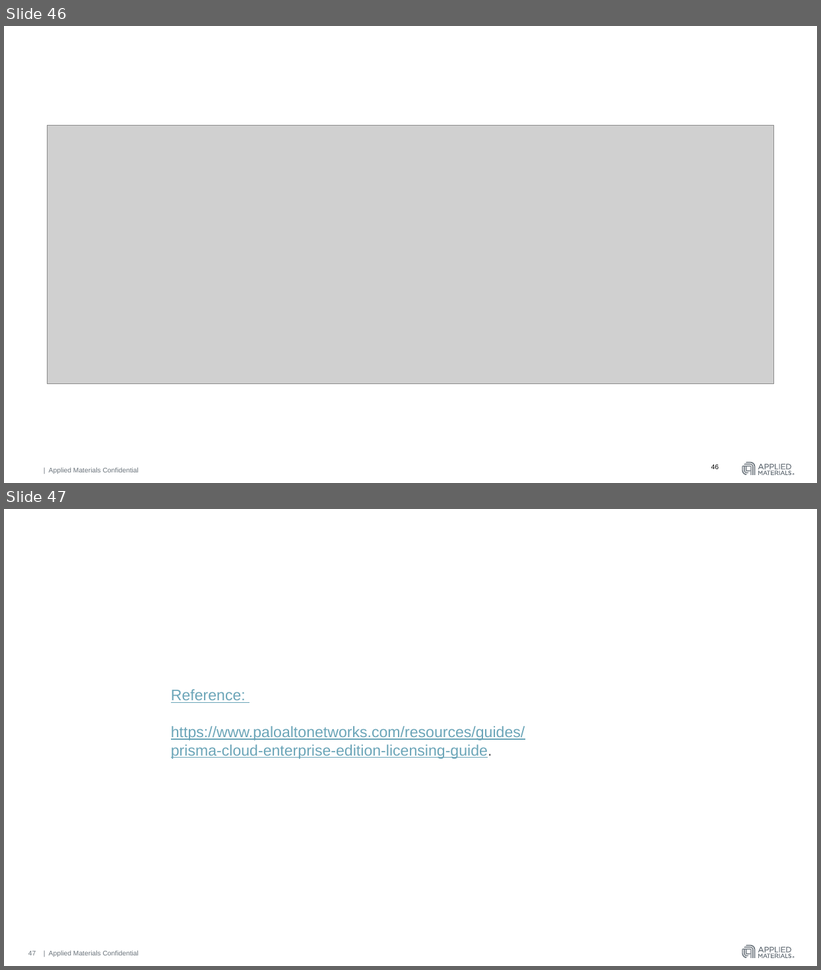
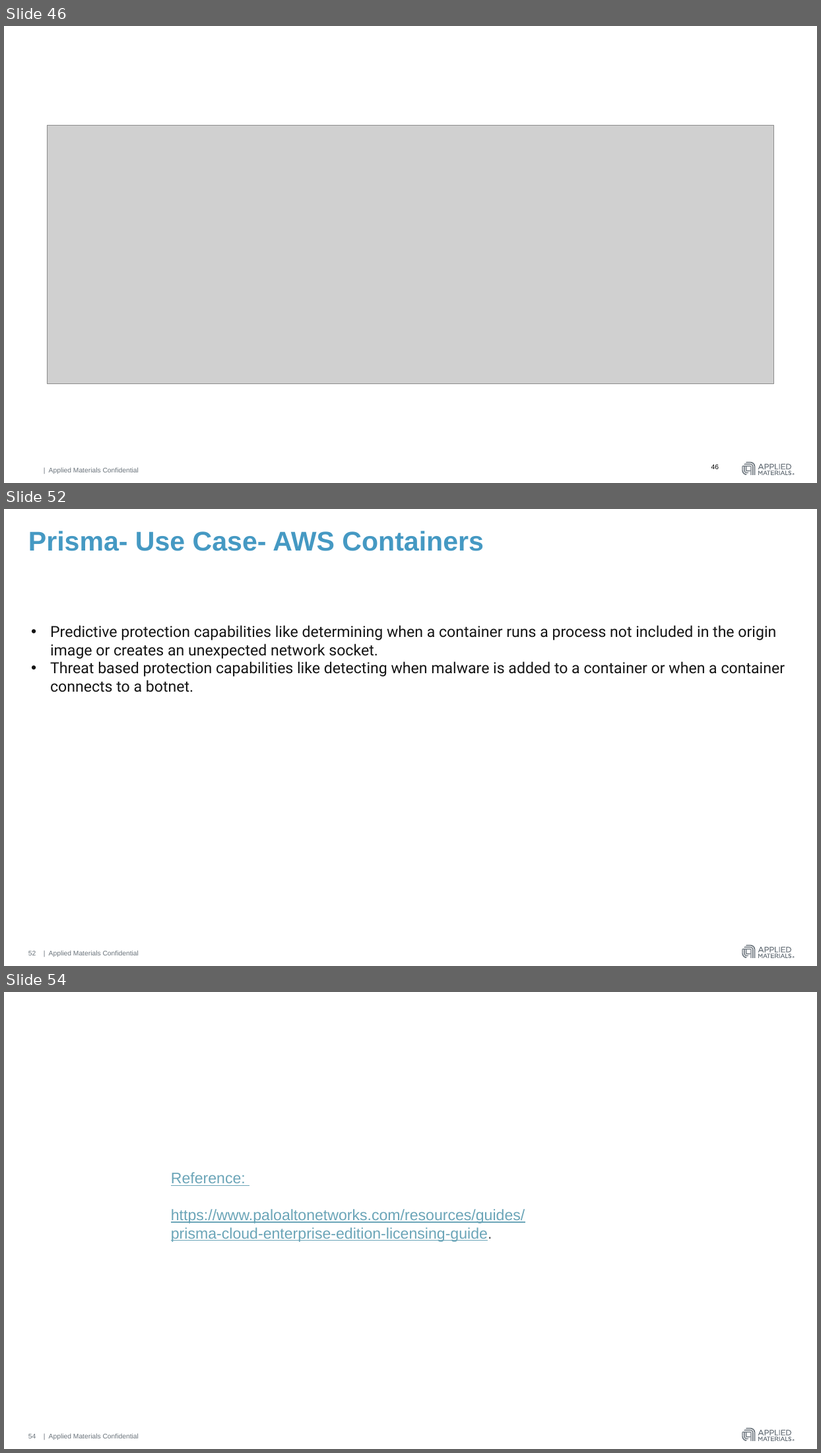
Before and after one commit to hmahajanHM/mytestrepo, a slide deck: AWS Guard Duty & Azure Security Center.pptx. Shown one above the other, each under a label of ours: slides 46 and 47 before the commit, slides 46, 52 and 54 after it; the slides between them are not shown. The pictures are 821x970 and 821x1453 pixels, drawn with LibreOffice and Linux fonts; fonts in the diff are those of the drawing; grey boxes stand for pictures. Boxes give left, top, right and bottom in pixels: in the first picture for what was removed or moved away, otherwise in the second. Text is boxed around its words. In the diff, an @@ line names an element or a change of style, - is before the commit and + after.

Commit message:
Use case details

```diff
--- a/AWS Guard Duty & Azure Security Center.pptx
+++ b/AWS Guard Duty & Azure Security Center.pptx
@@ slide 52 added at <box>4,509,817,966</box>, background #FFFFFF; not listed: 4 template elements that a slide beside it also shows @@
@@ title added at <box>28,531,483,551</box>, 32 pt, text #4599C3, bold @@
+Prisma- Use Case- AWS Containers
@@ text added at <box>50,625,785,692</box>, 18 pt, text #141414 @@
+• Predictive protection capabilities like determining when a container runs a process not included in the origin image or creates an unexpected network socket.
+• Threat based protection capabilities like detecting when malware is added to a container or when a container connects to a botnet.
@@ page number added at <box>28,951,36,956</box>, 8 pt, text #6A737B @@
+52
@@ what was slide 47 is now slide 54 @@
@@ page number at <box>28,1434,36,1439</box>: text changed @@
-47
+54
```
Also in this commit, not shown: 6 other slides added.
